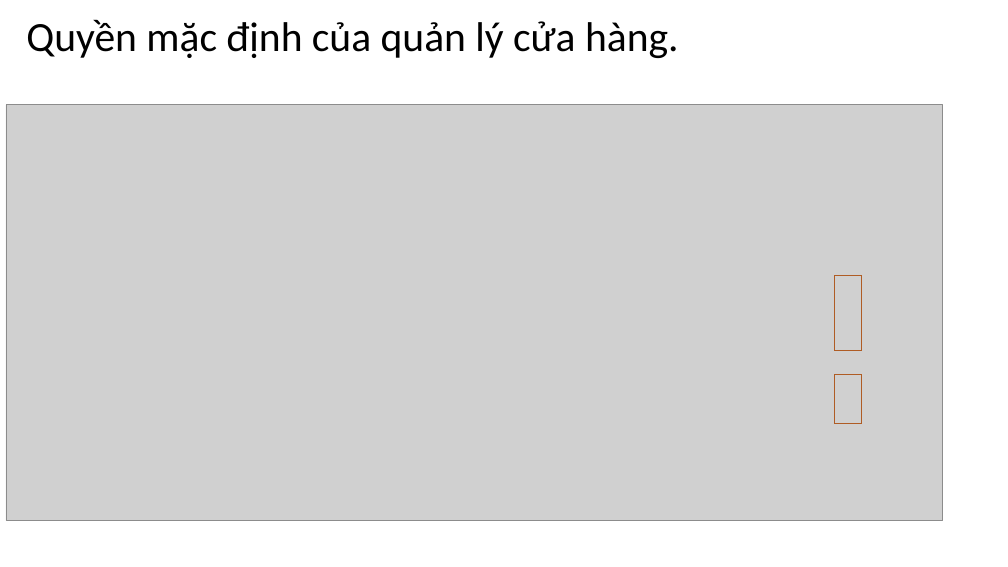
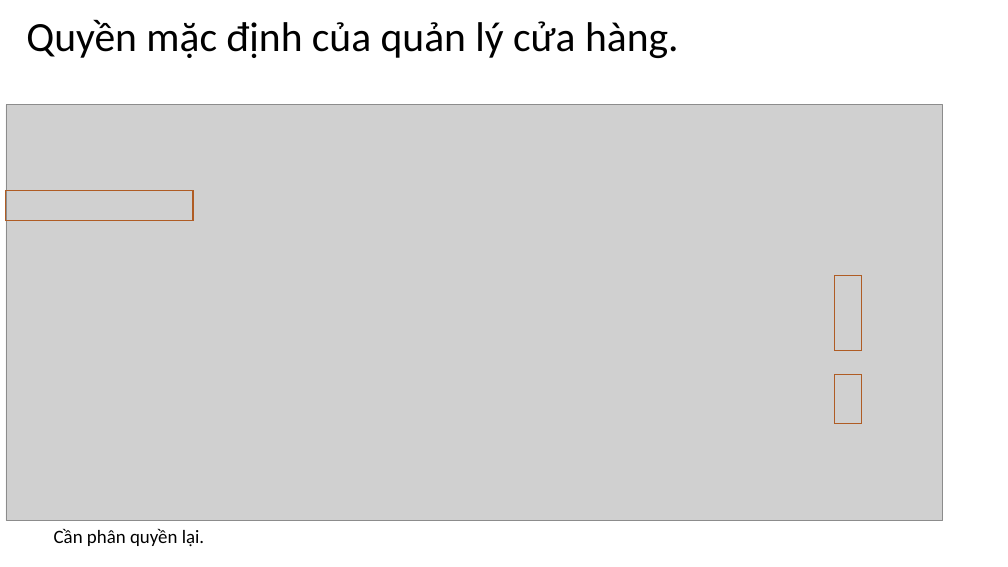
Before and after one commit to DangVanDoan05/WordPress, a slide deck: slide 3 of Phân quyền Quản Lý Cửa Hàng.pptx. Drawn at 1008x567 pixels with LibreOffice and Linux fonts; fonts in the diff are those of the drawing; grey boxes stand for pictures. Boxes give left, top, right and bottom in pixels: in the first picture for what was removed or moved away, otherwise in the second. Text is boxed around its words. In the diff, an @@ line names an element or a change of style, - is before the commit and + after.

```diff
--- a/Phân quyền Quản Lý Cửa Hàng.pptx
+++ b/Phân quyền Quản Lý Cửa Hàng.pptx
@@ rectangle added at [6,191,193,220], outline #AF5C24 1 pt @@
@@ text added at [54,528,204,547], 18 pt, text #000000 @@
+Cần phân quyền lại.
```
Also in this commit, not shown: 10 other files.
